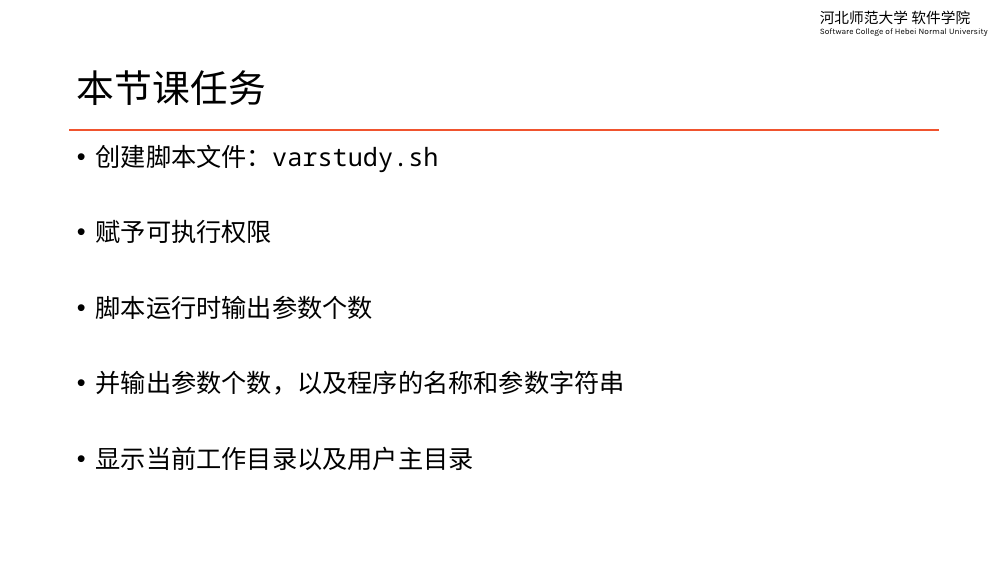
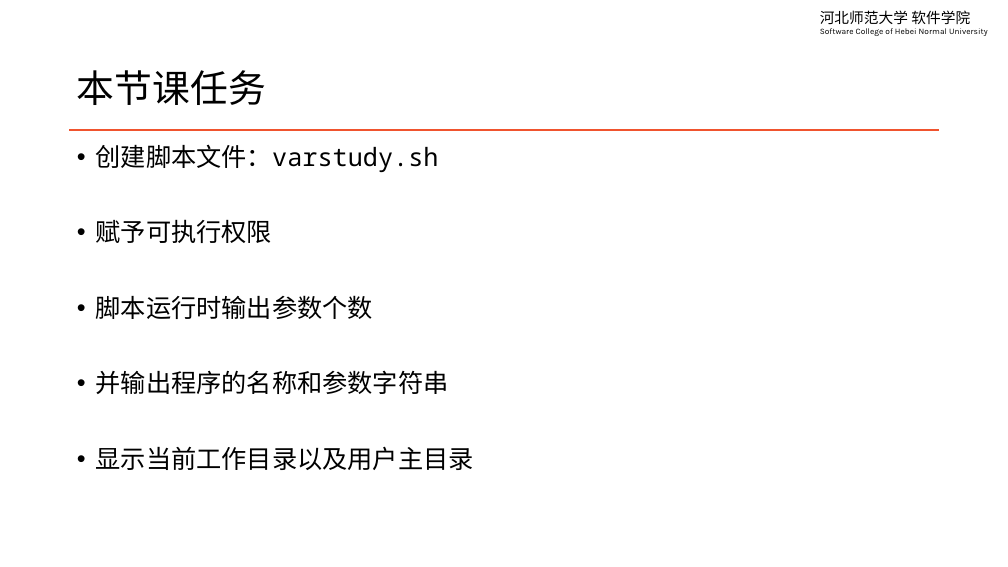
Before and after one commit to edu2act/course-linux-system, a slide deck: slide 17 of materials/slides/ch11-basic-shell-script-variables.pptx. Drawn at 1008x567 pixels with LibreOffice and Linux fonts; fonts in the diff are those of the drawing. Boxes give left, top, right and bottom in pixels: in the first picture for what was removed or moved away, otherwise in the second. Text is boxed around its words. In the diff, an @@ line names an element or a change of style, - is before the commit and + after.

```diff
--- a/materials/slides/ch11-basic-shell-script-variables.pptx
+++ b/materials/slides/ch11-basic-shell-script-variables.pptx
@@ text at <box>96,370,449,394</box>: text changed @@
-• 并输出参数个数，以及程序的名称和参数字符串
+• 并输出程序的名称和参数字符串
```
Also in this commit, not shown: 6 other slides changed, 4 other files.
